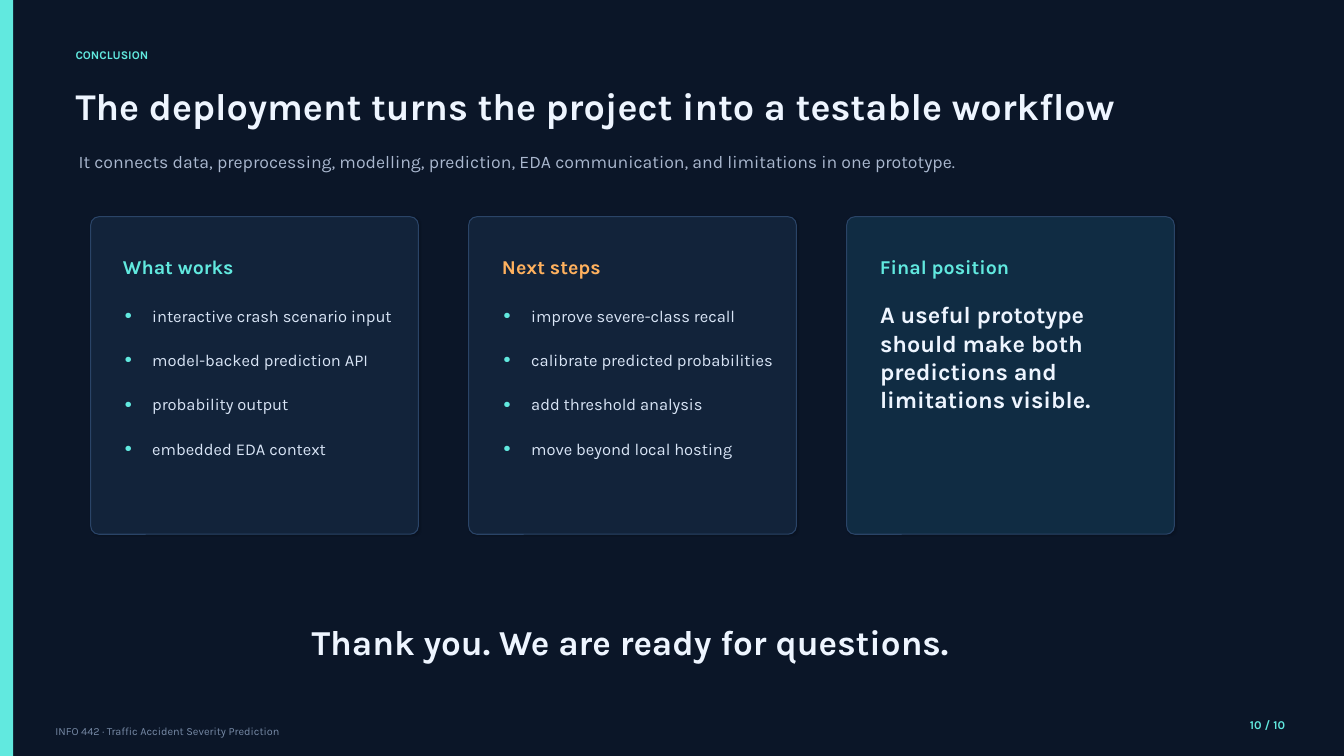
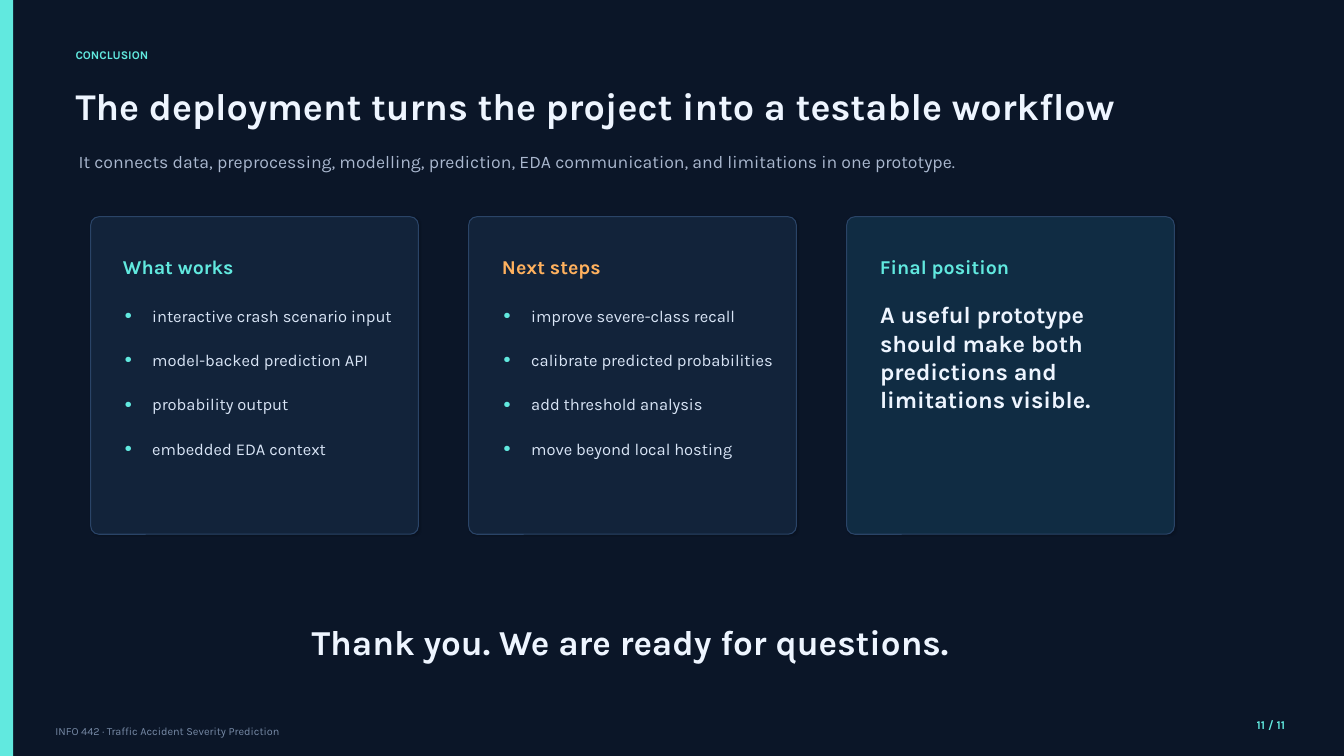
Before and after one commit to Voren0924/LZU-INFO442-Traffic-Accident-Severity-Prediction, a slide deck: slide 11 of M6_Final_Deployment_Report_Presentation/presentation/Presentation.pptx (slide 10 before the commit). Drawn at 1344x756 pixels with LibreOffice and Linux fonts; fonts in the diff are those of the drawing. Boxes give left, top, right and bottom in pixels: in the first picture for what was removed or moved away, otherwise in the second. Text is boxed around its words. In the diff, an @@ line names an element or a change of style, - is before the commit and + after.

```diff
--- a/M6_Final_Deployment_Report_Presentation/presentation/Presentation.pptx
+++ b/M6_Final_Deployment_Report_Presentation/presentation/Presentation.pptx
@@ text at <box>1257,721,1285,729</box>: text changed @@
-10 / 10
+11 / 11
```
Also in this commit, not shown: 9 other slides changed, 1 slide added.
